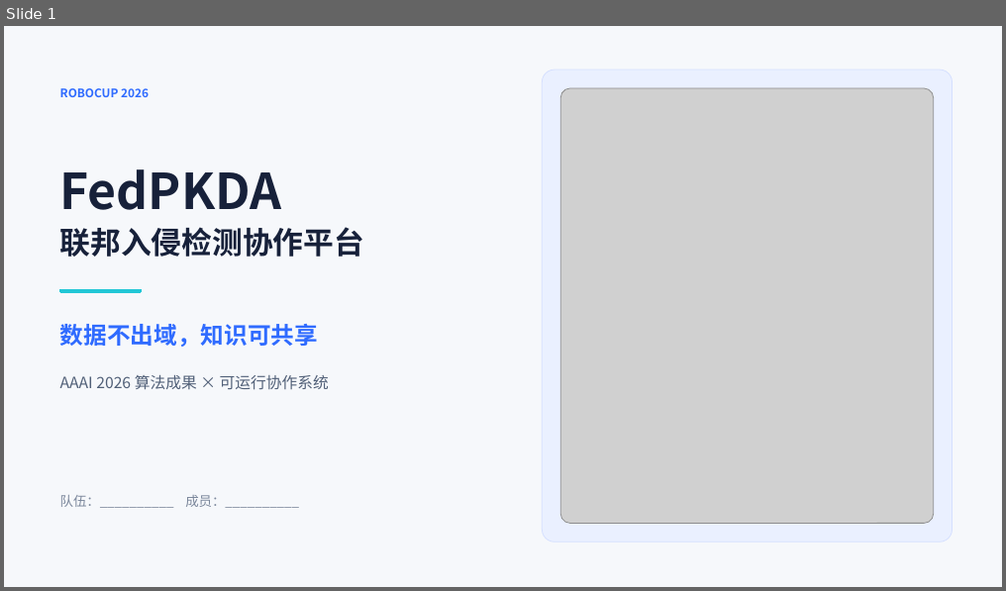
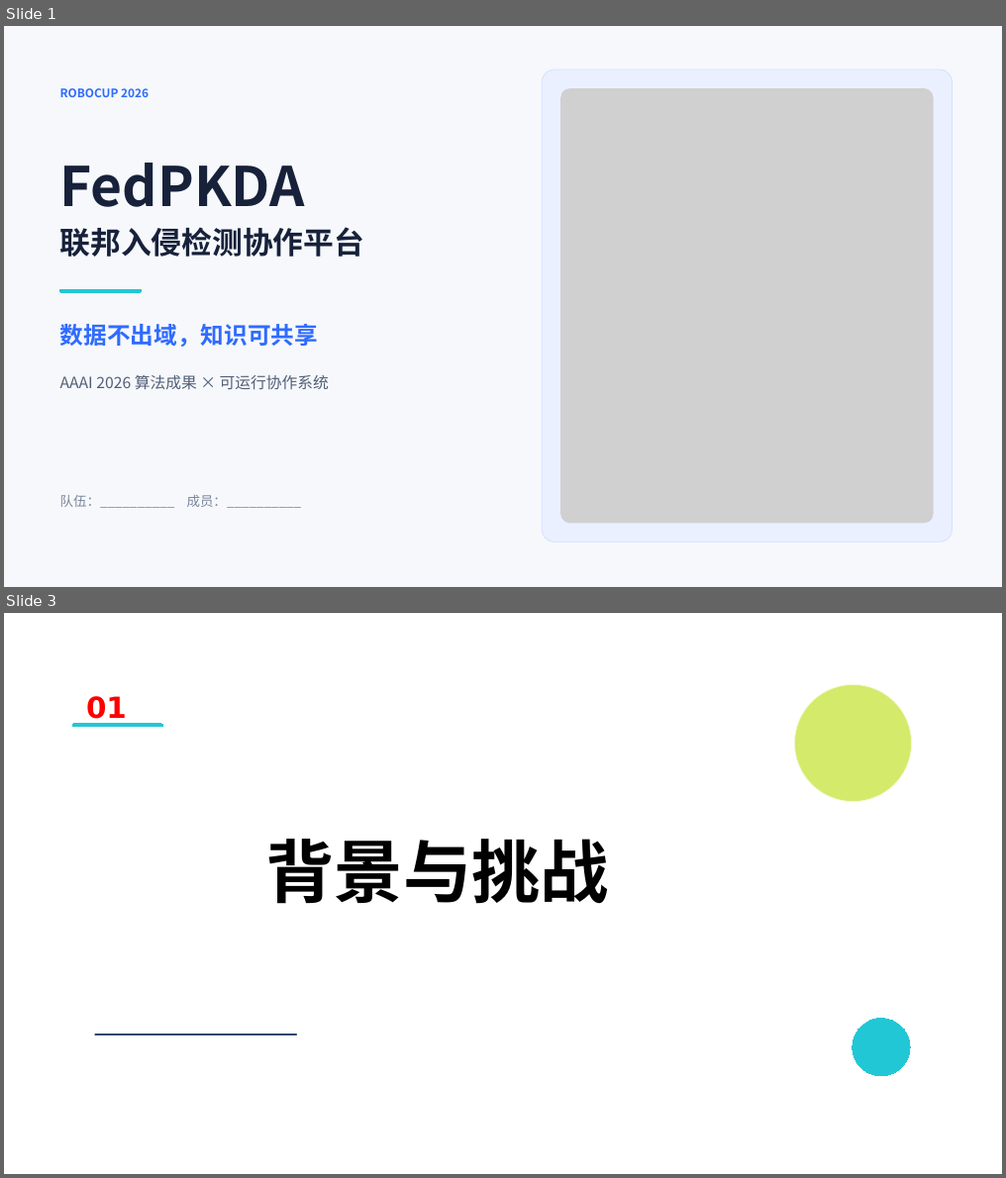
Before and after one commit to IridiumNan/FedPKDA-robocup, a slide deck: ppt/FedPKDA_RoboCup_presentation.pptx. Shown one above the other, each under a label of ours: slide 1 before the commit, slides 1 and 3 after it; the slides between them are not shown. The pictures are 1006x591 and 1006x1178 pixels, drawn with LibreOffice and Linux fonts; fonts in the diff are those of the drawing; grey boxes stand for pictures. Boxes give left, top, right and bottom in pixels: in the first picture for what was removed or moved away, otherwise in the second. Text is boxed around its words. In the diff, an @@ line names an element or a change of style, - is before the commit and + after.

```diff
--- a/ppt/FedPKDA_RoboCup_presentation.pptx
+++ b/ppt/FedPKDA_RoboCup_presentation.pptx
@@ slide 3 added at [4,613,1002,1174], background #FFFFFF @@
@@ text added at [86,696,127,724], 28 pt, text #FF0000, bold @@
+01
@@ ellipse added at [795,685,912,802], fill #D4EA6B, outline #F6F9D4 0.74 pt @@
@@ rounded rectangle added at [73,724,163,727], fill #22C7D6, outline #22C7D6 0 pt @@
@@ title added at [266,839,609,904], 66 pt, text #000000, bold @@
+背景与挑战
@@ ellipse added at [852,1019,910,1076], fill #22C7D6, outline #22C7D6 0 pt @@
@@ rounded rectangle added at [94,1035,297,1036], fill #33456C @@
@@ slide 1 changed as well @@
@@ rounded rectangle at [543,70,952,542]: outline #D5E0FF 0.75 pt to #D5E0FF 0.74 pt @@
@@ text "FedPKDA" at [60,163,305,207]: size 47.5 to 52.5 pt; line spacing 1.08 to 0.98 @@
```
Also in this commit, not shown: 11 other slides changed, 7 other slides added, 3 slides removed.
